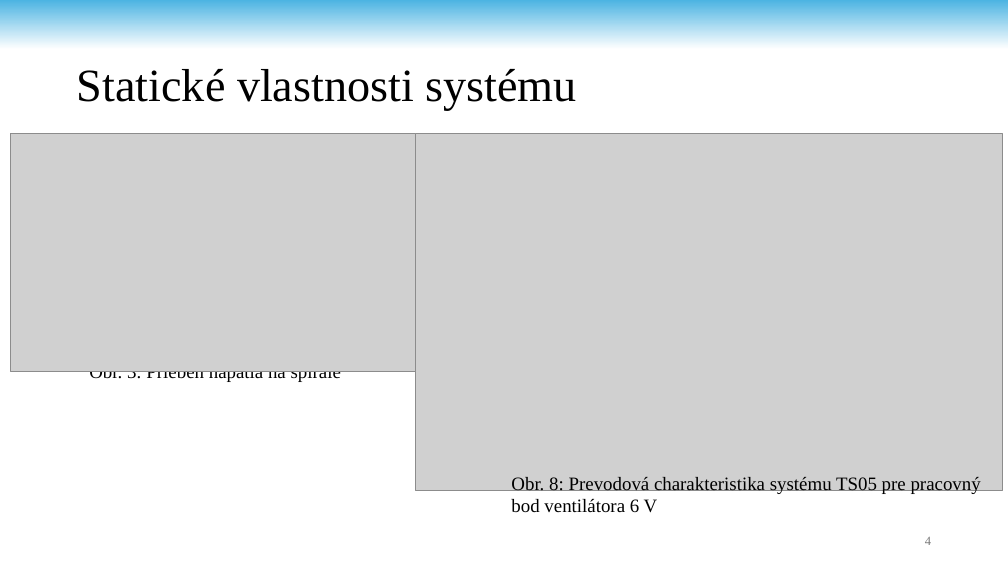
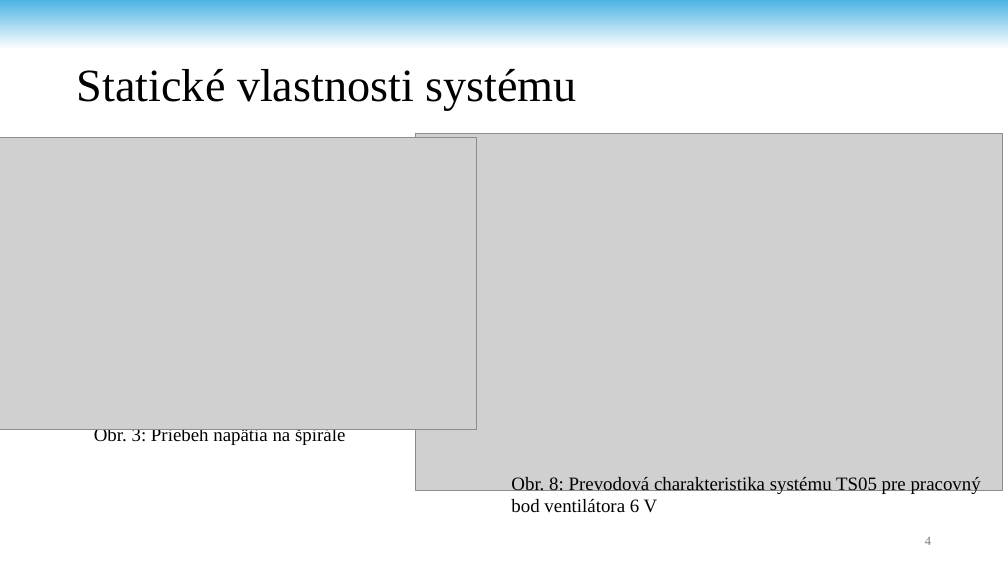
Before and after one commit to andrii-stoliar/DP-Stoliar, a slide deck: slide 4 of Prez/Prez.pptx. Drawn at 1008x567 pixels with LibreOffice and Linux fonts; fonts in the diff are those of the drawing; grey boxes stand for pictures; background and template pictures are left out. Boxes give left, top, right and bottom in pixels: in the first picture for what was removed or moved away, otherwise in the second. Text is boxed around its words. In the diff, an @@ line names an element or a change of style, - is before the commit and + after.

```diff
--- a/Prez/Prez.pptx
+++ b/Prez/Prez.pptx
@@ picture resized from (x1=10, y1=133, x2=416, y2=371) to (x1=0, y1=138, x2=476, y2=430) @@
@@ text "Obr. 3: Priebeh napätia na ..." rewrapped from (x1=89, y1=371, x2=341, y2=383) to (x1=94, y1=426, x2=345, y2=445) @@
```
Also in this commit, not shown: 4 other slides changed, 2 slides added, 2 other files.
